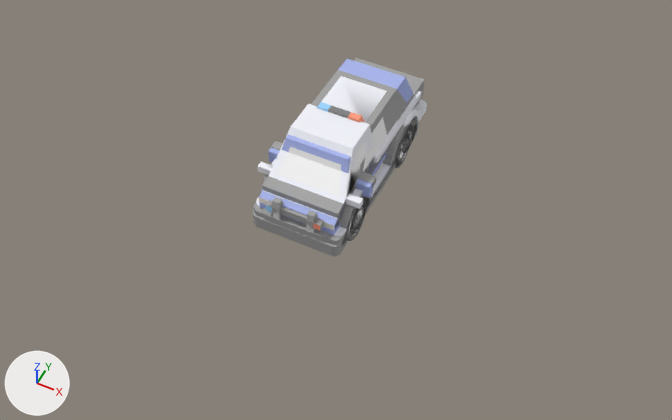
One commit to the Blender file scenes/cars.blend: the scene before it, then after it.
Camera for both pictures: a camera (50 mm lens) standing at (3.03, -5.85, 6.98) and looking at (0.18, -0.15, -0.15). Lighting does not change. The marker at lower left points along +X, +Y and +Z. Mesh edges are drawn as thin lines on the coarser meshes.

Names of what the first picture shows: 'police', 'truckFlat', 'van'.
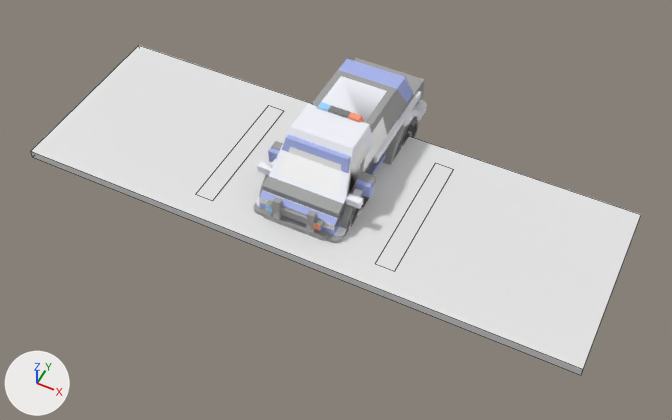
Commit message: Update road tile

Pixel boxes [x1, y1, x2, y2] of what changed, in the pictures (672 x 420 px):
'RoadTile', added
    after: [31, 45, 641, 375]

The change, as a list of edits to the scene's bpy script:
```text
Add me_cube_001:
    me_cube_001.from_pydata(...)  # a box spanning x 0.9..1.1, y -0.75..0.75, z -0.05..0.05; a box spanning x -3.0..3.0, y -1.0..1.0, z -0.05..0.05; a box spanning x -1.1..-0.9, y -0.75..0.75, z -0.05..0.05
Add ob_roadtile:
    ob_roadtile = bpy.data.objects.new('RoadTile', me_cube_001)
    ob_roadtile.location = (0.0, 0.0, 0.0)
```
